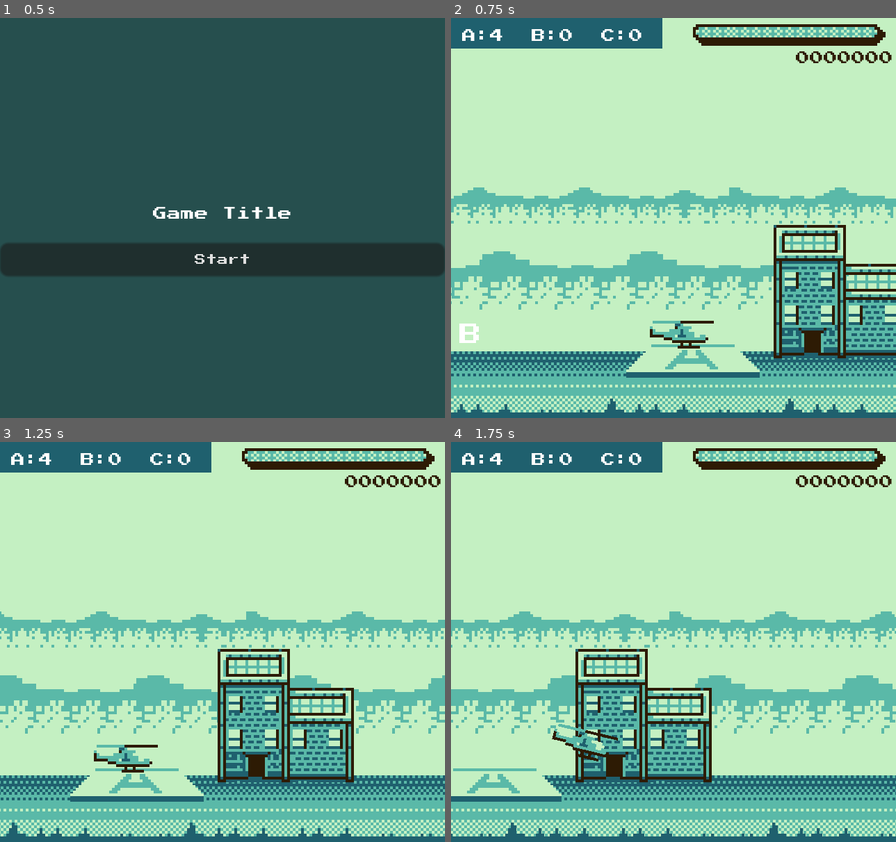
Above: before the commit, frames 1-4 (two rows, left to right).
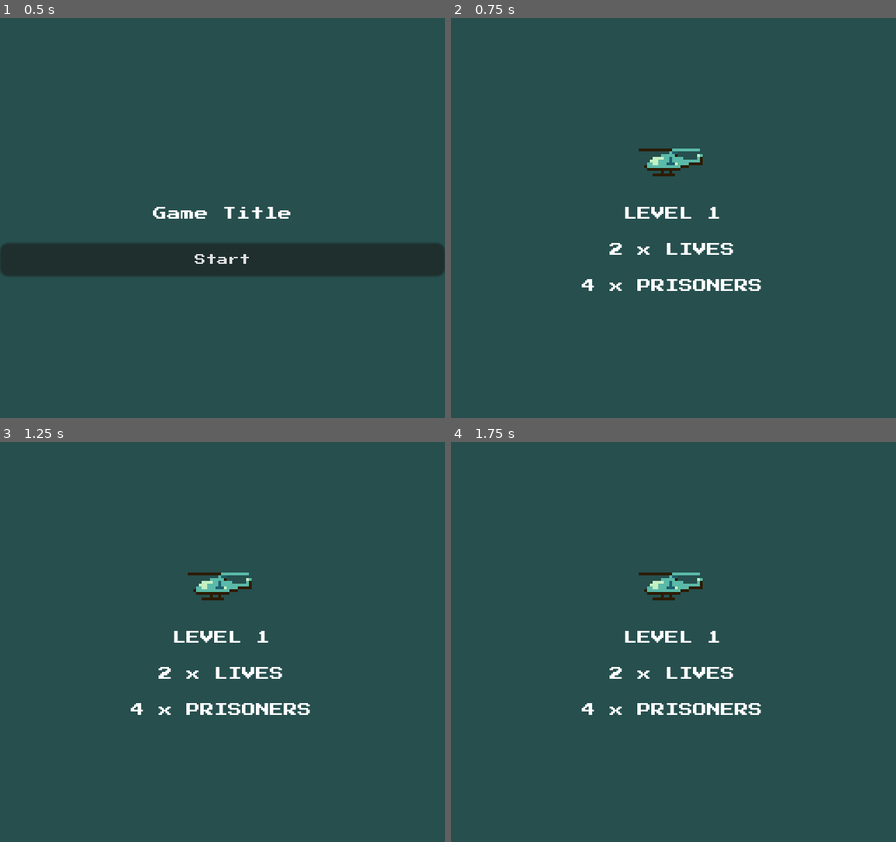
Above: after the commit, the same moments.

Repository: scottpetrovic/godot-choplifter-clone
Game: Godot game, scene res://Scenes/MainMenu/MainMenu.tscn
The game is run twice, just before and just after one commit, with the same random seed, the same clock (stepped at 60 frames per second) and the same inputs.
Inputs:
- Up to frame 1 (0.5 s): no input
- Up to frame 2 (0.75 s): click "Start" at 0.5 s
- Up to frame 3 (1.25 s): no input
- Up to frame 4 (1.75 s): hold Right (ui_right) from 1.28 s (still down); tap Z (shoot) at 1.35 s; tap Up (ui_up) at 1.52 s

Frame 1 is identical in both runs. In frame 2, 100% of the frame differs, in the area x 0-100%, y 0-100%; in frame 3, 100%; in frame 4, 100%.

Commit message:
Fix issue with data tree being null by calling from global. Make objectives scene more modular

Diff:
--- a/Globals/Constants.gd
+++ b/Globals/Constants.gd
@@ -35,6 +35,11 @@
 func go_to_main_menu() -> void:
 	get_tree().change_scene_to_file("res://Scenes/MainMenu/MainMenu.tscn")
 
+func go_to_level_win_summary() -> void:
+	get_tree().change_scene_to_file("res://Scenes/LevelWinSummary/LevelWinSummary.tscn")
+
+func go_to_gameover_screen() -> void:
+	get_tree().change_scene_to_file("res://Scenes/GameOver/GameOver.tscn")
 
 func _process(_delta: float) -> void:
 	if is_instance_valid(player_reference) && player_reference:
--- a/Scenes/LevelObjectives/LevelObjectives.tscn
+++ b/Scenes/LevelObjectives/LevelObjectives.tscn
@@ -3,17 +3,9 @@
 [ext_resource type="Texture2D" uid="uid://dxmphavlomx4g" path="res://Objects/Helicopter/helicopter-facing-left.png" id="1_n8sof"]
 [ext_resource type="Script" path="res://Scenes/LevelObjectives/level_objectives.gd" id="1_pu78u"]
 
-[node name="LevelObjectives" type="Control"]
-layout_mode = 3
-anchors_preset = 15
-anchor_right = 1.0
-anchor_bottom = 1.0
-grow_horizontal = 2
-grow_vertical = 2
-script = ExtResource("1_pu78u")
+[node name="LevelObjectives" type="CanvasLayer"]
 
 [node name="ColorRect" type="ColorRect" parent="."]
-layout_mode = 1
 anchors_preset = 15
 anchor_right = 1.0
 anchor_bottom = 1.0
@@ -21,8 +13,7 @@
 grow_vertical = 2
 color = Color(0.151146, 0.308725, 0.304382, 1)
 
-[node name="VBoxContainer" type="VBoxContainer" parent="."]
-layout_mode = 1
+[node name="layout" type="VBoxContainer" parent="."]
 anchors_preset = 14
 anchor_top = 0.5
 anchor_right = 1.0
@@ -32,19 +23,20 @@
 grow_horizontal = 2
 grow_vertical = 2
 theme_override_constants/separation = 8
+script = ExtResource("1_pu78u")
 metadata/_edit_group_ = true
 
-[node name="CurrentLevel" type="Label" parent="VBoxContainer"]
+[node name="CurrentLevel" type="Label" parent="layout"]
 layout_mode = 2
 text = "LEVEL 1"
 horizontal_alignment = 1
 
-[node name="LivesLeft" type="Label" parent="VBoxContainer"]
+[node name="LivesLeft" type="Label" parent="layout"]
 layout_mode = 2
 text = "3 x Lives"
 horizontal_alignment = 1
 
-[node name="PrisonersLeft" type="Label" parent="VBoxContainer"]
+[node name="PrisonersLeft" type="Label" parent="layout"]
 layout_mode = 2
 text = "3 x Prisoners"
 horizontal_alignment = 1
--- a/Scenes/LevelObjectives/level_objectives.gd
+++ b/Scenes/LevelObjectives/level_objectives.gd
@@ -1,25 +1,28 @@
-extends Control
+extends VBoxContainer
 
-@onready var current_level: Label = $VBoxContainer/CurrentLevel
-@onready var lives_left: Label = $VBoxContainer/LivesLeft
-@onready var prisoners_left: Label = $VBoxContainer/PrisonersLeft
+@onready var current_level: Label = $CurrentLevel
+@onready var lives_left: Label = $LivesLeft
+@onready var prisoners_left: Label = $PrisonersLeft
 
-@onready var next_scene_timer: Timer = $NextSceneTimer
+@onready var next_scene_timer: Timer = $"../NextSceneTimer"
+
+@onready var level_objectives: CanvasLayer = $".."
+
 
 
 # Called when the node enters the scene tree for the first time.
 func _ready() -> void:
-	visible = true
+	level_objectives.visible = true
 	next_scene_timer.wait_time = 3.0
-	next_scene_timer.timeout.connect( func(): visible = false )
+	next_scene_timer.timeout.connect( func(): level_objectives.visible = false )
 	next_scene_timer.start()
 
 func show_screen_on_level_fail() -> void:
-	visible = true
+	level_objectives.visible = true
 	next_scene_timer.start()
 
 
 func _process(_delta: float) -> void:
-	current_level.text = 'LEVEL ' + str(Constants.current_level)
+	current_level.text = 'LEVEL ' + str(Constants.current_level+1)
 	lives_left.text = str(Constants.lives_left) + ' x LIVES'
 	prisoners_left.text = str(Constants.level_total_remaining_prisoners) + ' x PRISONERS'
--- a/Scenes/Levels/Level1.tscn
+++ b/Scenes/Levels/Level1.tscn
@@ -145,7 +145,5 @@
 
 [node name="HUD" parent="." instance=ExtResource("19_4j8la")]
 
-[node name="LevelObjectives" type="CanvasLayer" parent="."]
+[node name="LevelObjectives" parent="." instance=ExtResource("26_10erh")]
 visible = false
-
-[node name="LevelObjectives" parent="LevelObjectives" instance=ExtResource("26_10erh")]
--- a/Scenes/Levels/LevelLogic.gd
+++ b/Scenes/Levels/LevelLogic.gd
@@ -1,6 +1,7 @@
 extends Node2D
 
-@onready var level_objectives: Control = $LevelObjectives/LevelObjectives
+@onready var level_objectives: CanvasLayer = $LevelObjectives
+
 
 
 func _ready():
@@ -15,16 +16,16 @@
 	await get_tree().create_timer(5.0).timeout
 
 	if Constants.lives_left <= 0:
-		get_tree().change_scene_to_file("res://Scenes/GameOver/GameOver.tscn")
+		Constants.go_to_gameover_screen()
 		return
 
 	Constants.lives_left -= 1
 	Constants.player_reference.reset_player_after_loss()
-	level_objectives.show_screen_on_level_fail()
+	level_objectives.get_node("layout").show_screen_on_level_fail()
 
 func _level_complete() -> void:
 	await get_tree().create_timer(5.0).timeout
-	get_tree().change_scene_to_file("res://Scenes/LevelWinSummary/LevelWinSummary.tscn")
+	Constants.go_to_level_win_summary()
 
 
 func _caculate_total_prisoners_for_level() -> int:
